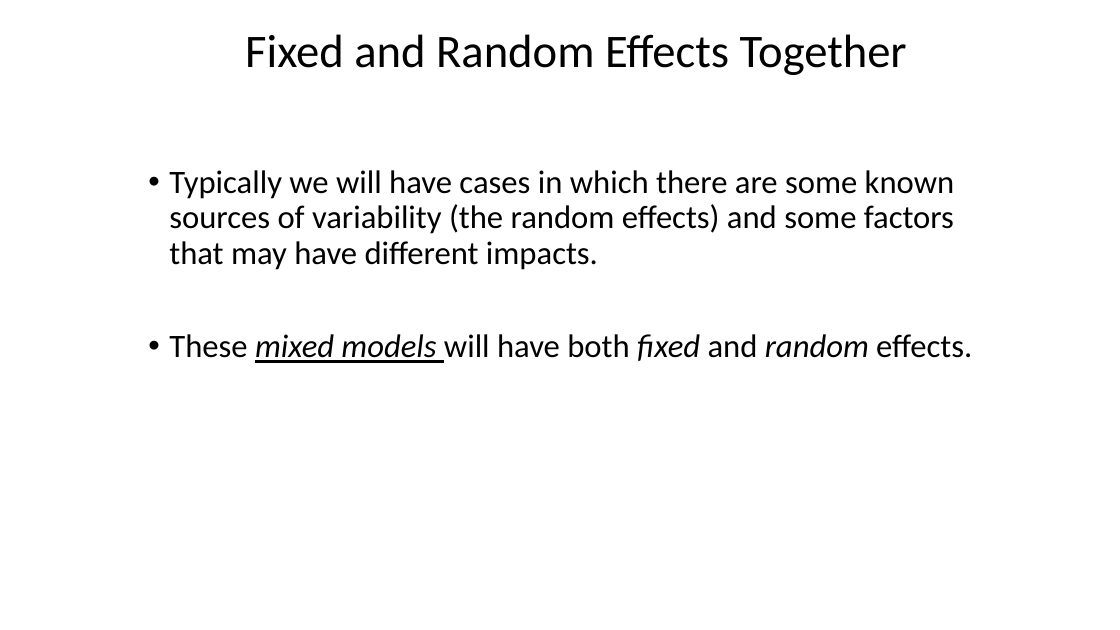
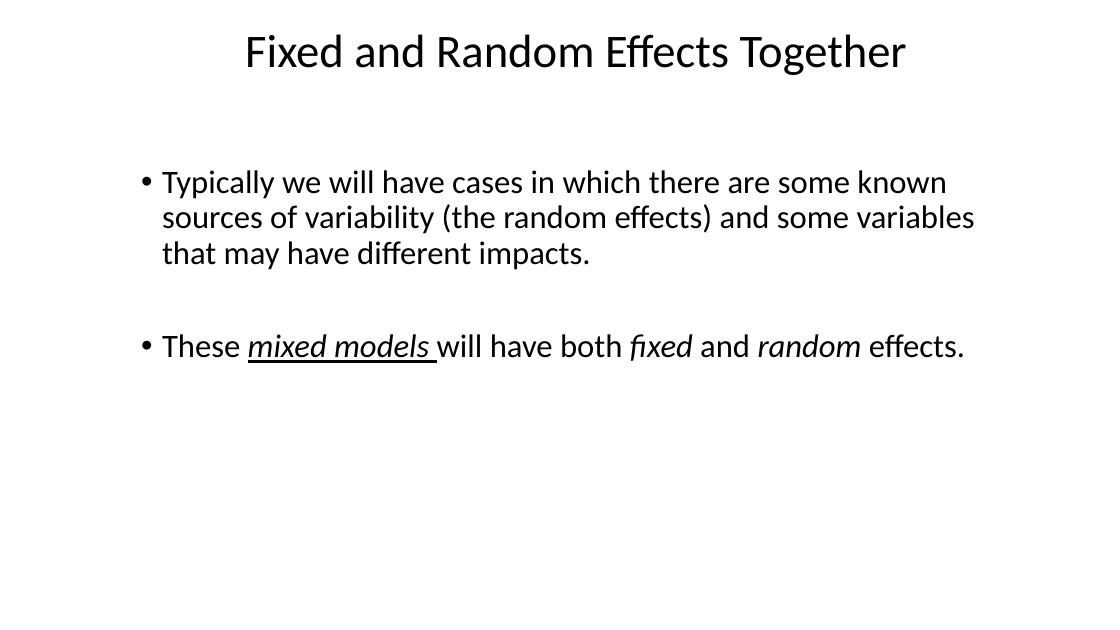
Before and after one commit to taaltree/FW536, a slide deck: slide 16 of Day3_MixedModels_ModelSelection/FW536_Day3_Morning_mixed effects_accessible.pptx. Drawn at 1120x630 pixels with LibreOffice and Linux fonts; fonts in the diff are those of the drawing. Boxes give left, top, right and bottom in pixels: in the first picture for what was removed or moved away, otherwise in the second. Text is boxed around its words. In the diff, an @@ line names an element or a change of style, - is before the commit and + after.

```diff
--- a/Day3_MixedModels_ModelSelection/FW536_Day3_Morning_mixed effects_accessible.pptx
+++ b/Day3_MixedModels_ModelSelection/FW536_Day3_Morning_mixed effects_accessible.pptx
@@ text "Typically we will have cases ...": place and size @@
-text "Typically we will have cases ..." at <box>169,170,972,363</box>
+text "Typically we will have cases ..." at <box>162,170,975,363</box>
@@ text at <box>162,170,975,270</box>: text changed @@
-• Typically we will have cases in which there are some known sources of variability (the random effects) and some factors that may have different impacts.
+• Typically we will have cases in which there are some known sources of variability (the random effects) and some variables that may have different impacts.
```
Also in this commit, not shown: 22 other slides changed, 1 slide removed, 5 other files.
